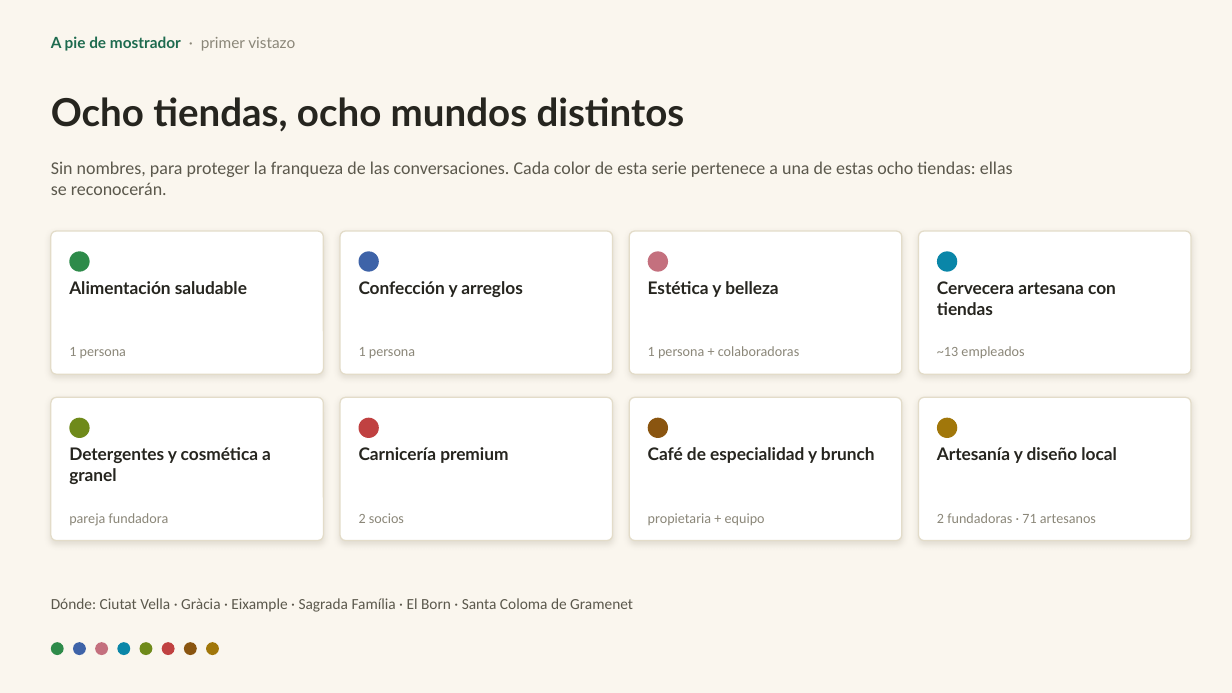
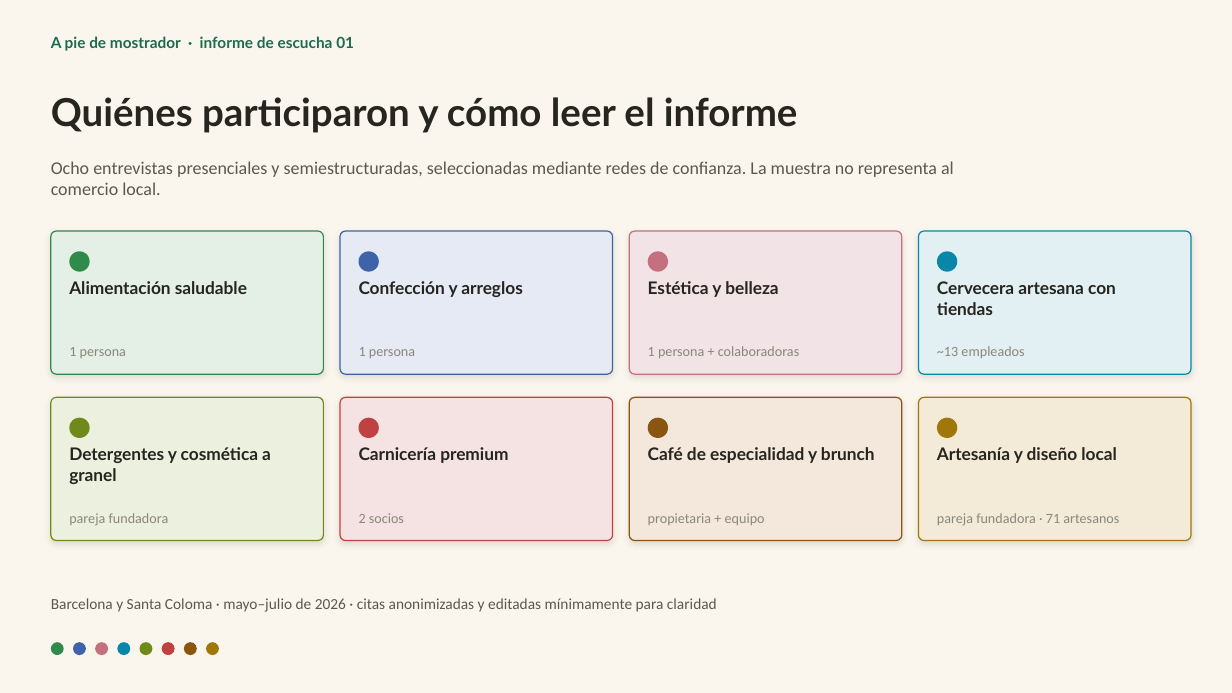
Before and after one commit to chpmoreno/apiedemostrador, a slide deck: slide 3 of apiedemostrador-deck.pptx (slide 2 before the commit). Drawn at 1232x693 pixels with LibreOffice and Linux fonts; fonts in the diff are those of the drawing. Boxes give left, top, right and bottom in pixels: in the first picture for what was removed or moved away, otherwise in the second. Text is boxed around its words. In the diff, an @@ line names an element or a change of style, - is before the commit and + after.

```diff
--- a/apiedemostrador-deck.pptx
+++ b/apiedemostrador-deck.pptx
@@ text at bbox=[51, 36, 354, 51]: text changed @@
-A pie de mostrador · primer vistazo
+A pie de mostrador · informe de escucha 01
@@ text at bbox=[51, 97, 798, 133]: text changed @@
-Ocho tiendas, ocho mundos distintos
+Quiénes participaron y cómo leer el informe
@@ text at bbox=[51, 161, 954, 195]: text changed @@
-Sin nombres, para proteger la franqueza de las conversaciones. Cada color de esta serie pertenece a una de estas ocho tiendas: ellas se reconocerán.
+Ocho entrevistas presenciales y semiestructuradas, seleccionadas mediante redes de confianza. La muestra no representa al comercio local.
@@ rounded rectangle at bbox=[51, 231, 323, 374]: fill #FFFFFF to #E4F0E6; outline #E3DCC9 1 pt to #2E8B4A 0.94 pt @@
@@ rounded rectangle at bbox=[340, 231, 613, 374]: fill #FFFFFF to #E5EAF5; outline #E3DCC9 1 pt to #3E63A8 0.94 pt @@
@@ rounded rectangle at bbox=[629, 231, 902, 374]: fill #FFFFFF to #F2E3E6; outline #E3DCC9 1 pt to #C4707E 0.94 pt @@
@@ rounded rectangle at bbox=[919, 231, 1191, 374]: fill #FFFFFF to #E2F0F3; outline #E3DCC9 1 pt to #0A86A8 0.94 pt @@
@@ rounded rectangle at bbox=[51, 397, 323, 541]: fill #FFFFFF to #ECF0DF; outline #E3DCC9 1 pt to #6F8A1A 0.94 pt @@
@@ rounded rectangle at bbox=[340, 397, 613, 541]: fill #FFFFFF to #F5E2E2; outline #E3DCC9 1 pt to #C04141 0.94 pt @@
@@ rounded rectangle at bbox=[629, 397, 902, 541]: fill #FFFFFF to #F3E8DB; outline #E3DCC9 1 pt to #8A5510 0.94 pt @@
@@ rounded rectangle at bbox=[919, 397, 1191, 541]: fill #FFFFFF to #F3EBD8; outline #E3DCC9 1 pt to #A1770A 0.94 pt @@
@@ text at bbox=[937, 513, 1119, 525]: text changed @@
-2 fundadoras · 71 artesanos
+pareja fundadora · 71 artesanos
@@ text at bbox=[51, 598, 717, 612]: text changed @@
-Dónde: Ciutat Vella · Gràcia · Eixample · Sagrada Família · El Born · Santa Coloma de Gramenet
+Barcelona y Santa Coloma · mayo–julio de 2026 · citas anonimizadas y editadas mínimamente para claridad
```
Also in this commit, not shown: 4 other slides changed, 3 slides added, 5 slides removed, 8 other files.
